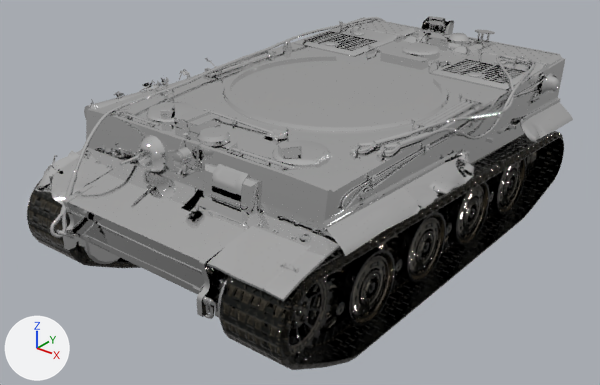
An edit to the FBX model Course/Month7_3D/World of Tank/Client/Bin/WOT_Resources/Tank/German/G04_PzVI_Tiger_I/Tiger I_Body.fbx, drawn before and after from the same camera.
The view is the same before and after, from a camera (50 mm lens) standing at (0.0538, -0.0718, 0.0492) and looking at (-0.0019, -0.0022, 0.006). Every picture has the same lights, and +X, +Y and +Z are marked at lower left.

The first picture shows 'german\\G04_PzVI_Tiger_I\\normal\\l\\Chassis.pri~7~1', 'german\\G04_PzVI_Tiger_I\\normal\\l\\Chassis.pri~7~3', 'german\\G04_PzVI_Tiger_I\\normal\\l\\Chassis.pri~7~5', 'german\\G04_PzVI_Tiger_I\\normal\\l\\Chassis.pri~7~6', 'german\\G04_PzVI_Tiger_I\\normal\\l\\Hull.pri~7~7'.
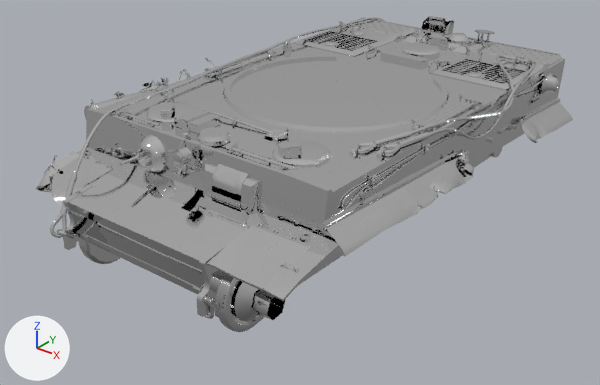
Changed parts and their boxes (x1, y1, x2, y2) in the pictures (600 x 385 px):
```json
{"object": "german\\G04_PzVI_Tiger_I\\normal\\l\\Chassis.pri~7~5", "change": "deleted", "before": [220, 131, 564, 370]}
{"object": "german\\G04_PzVI_Tiger_I\\normal\\l\\Chassis.pri~7~1", "change": "deleted", "before": [288, 150, 538, 357]}
{"object": "german\\G04_PzVI_Tiger_I\\normal\\l\\Chassis.pri~7~3", "change": "deleted", "before": [27, 179, 141, 268]}
{"object": "german\\G04_PzVI_Tiger_I\\normal\\l\\Chassis.pri~7~6", "change": "deleted", "before": [312, 222, 405, 281]}
{"object": "german\\G04_PzVI_Tiger_I\\normal\\l\\Chassis.pri~7~2", "change": "deleted", "before": [72, 241, 97, 264]}
```

Edits to the scene script, one JSON object a line:
```json
{"op": "remove", "block": "ob_german_g04_pzvi_tiger_i_normal_l_chassis_pri_7_1", "code": ["ob_german_g04_pzvi_tiger_i_normal_l_chassis_pri_7_1 = bpy.data.objects.new('german\\\\G04_PzVI_Tiger_I\\\\normal\\\\l\\\\Chassis.pri~7~1', me_german_g04_pzvi_tiger_i_normal_l_chassis_pri_7_1)", "ob_german_g04_pzvi_tiger_i_normal_l_chassis_pri_7_1.location = (0.0, 0.0, 0.0)", "ob_german_g04_pzvi_tiger_i_normal_l_chassis_pri_7_1.rotation_euler = (-1.571, 0.0, -3.142)  # degrees (-90, 0, -180)", "ob_german_g04_pzvi_tiger_i_normal_l_chassis_pri_7_1.scale = (-0.01, -0.01, -0.01)"]}
{"op": "remove", "block": "ob_german_g04_pzvi_tiger_i_normal_l_chassis_pri_7_2", "code": ["ob_german_g04_pzvi_tiger_i_normal_l_chassis_pri_7_2 = bpy.data.objects.new('german\\\\G04_PzVI_Tiger_I\\\\normal\\\\l\\\\Chassis.pri~7~2', me_german_g04_pzvi_tiger_i_normal_l_chassis_pri_7_2)", "ob_german_g04_pzvi_tiger_i_normal_l_chassis_pri_7_2.location = (0.0, 0.0, 0.0)", "ob_german_g04_pzvi_tiger_i_normal_l_chassis_pri_7_2.rotation_euler = (-1.571, 0.0, -3.142)  # degrees (-90, 0, -180)", "ob_german_g04_pzvi_tiger_i_normal_l_chassis_pri_7_2.scale = (-0.01, -0.01, -0.01)"]}
{"op": "remove", "block": "ob_german_g04_pzvi_tiger_i_normal_l_chassis_pri_7_3", "code": ["ob_german_g04_pzvi_tiger_i_normal_l_chassis_pri_7_3 = bpy.data.objects.new('german\\\\G04_PzVI_Tiger_I\\\\normal\\\\l\\\\Chassis.pri~7~3', me_german_g04_pzvi_tiger_i_normal_l_chassis_pri_7_3)", "ob_german_g04_pzvi_tiger_i_normal_l_chassis_pri_7_3.location = (0.0, 0.0, 0.0)", "ob_german_g04_pzvi_tiger_i_normal_l_chassis_pri_7_3.rotation_euler = (-1.571, 0.0, -3.142)  # degrees (-90, 0, -180)", "ob_german_g04_pzvi_tiger_i_normal_l_chassis_pri_7_3.scale = (-0.01, -0.01, -0.01)"]}
{"op": "remove", "block": "ob_german_g04_pzvi_tiger_i_normal_l_chassis_pri_7_6", "code": ["ob_german_g04_pzvi_tiger_i_normal_l_chassis_pri_7_6 = bpy.data.objects.new('german\\\\G04_PzVI_Tiger_I\\\\normal\\\\l\\\\Chassis.pri~7~6', me_german_g04_pzvi_tiger_i_normal_l_chassis_pri_7_6)", "ob_german_g04_pzvi_tiger_i_normal_l_chassis_pri_7_6.location = (0.0, 0.0, 0.0)", "ob_german_g04_pzvi_tiger_i_normal_l_chassis_pri_7_6.rotation_euler = (-1.571, 0.0, -3.142)  # degrees (-90, 0, -180)", "ob_german_g04_pzvi_tiger_i_normal_l_chassis_pri_7_6.scale = (-0.01, -0.01, -0.01)"]}
{"op": "remove", "block": "ob_german_g04_pzvi_tiger_i_normal_l_chassis_pri_7_5", "code": ["ob_german_g04_pzvi_tiger_i_normal_l_chassis_pri_7_5 = bpy.data.objects.new('german\\\\G04_PzVI_Tiger_I\\\\normal\\\\l\\\\Chassis.pri~7~5', me_german_g04_pzvi_tiger_i_normal_l_chassis_pri_7_5)", "ob_german_g04_pzvi_tiger_i_normal_l_chassis_pri_7_5.location = (0.0, 0.0, 0.0)", "ob_german_g04_pzvi_tiger_i_normal_l_chassis_pri_7_5.rotation_euler = (-1.571, 0.0, -3.142)  # degrees (-90, 0, -180)", "ob_german_g04_pzvi_tiger_i_normal_l_chassis_pri_7_5.scale = (-0.01, -0.01, -0.01)"]}
```
